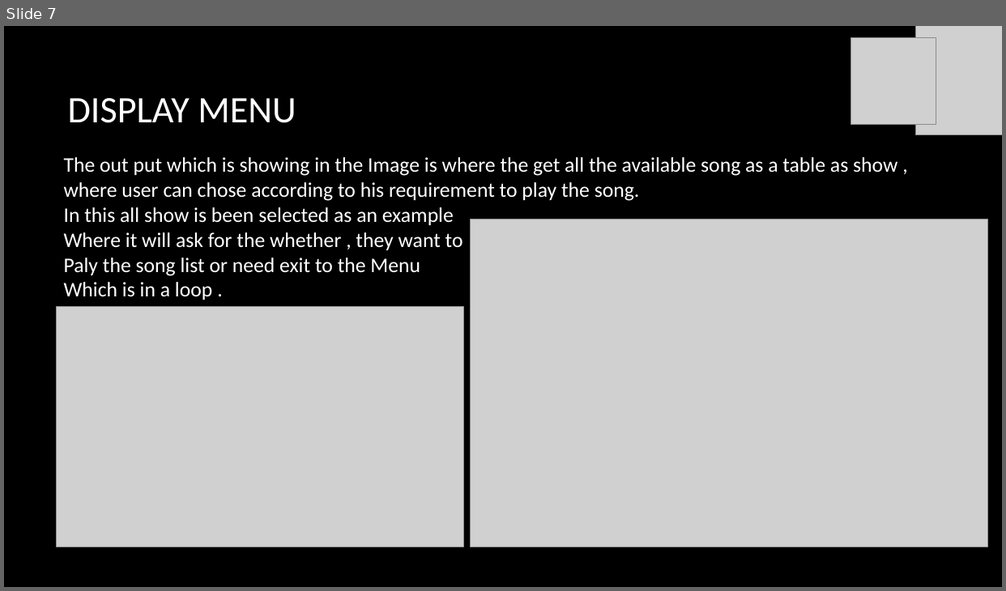
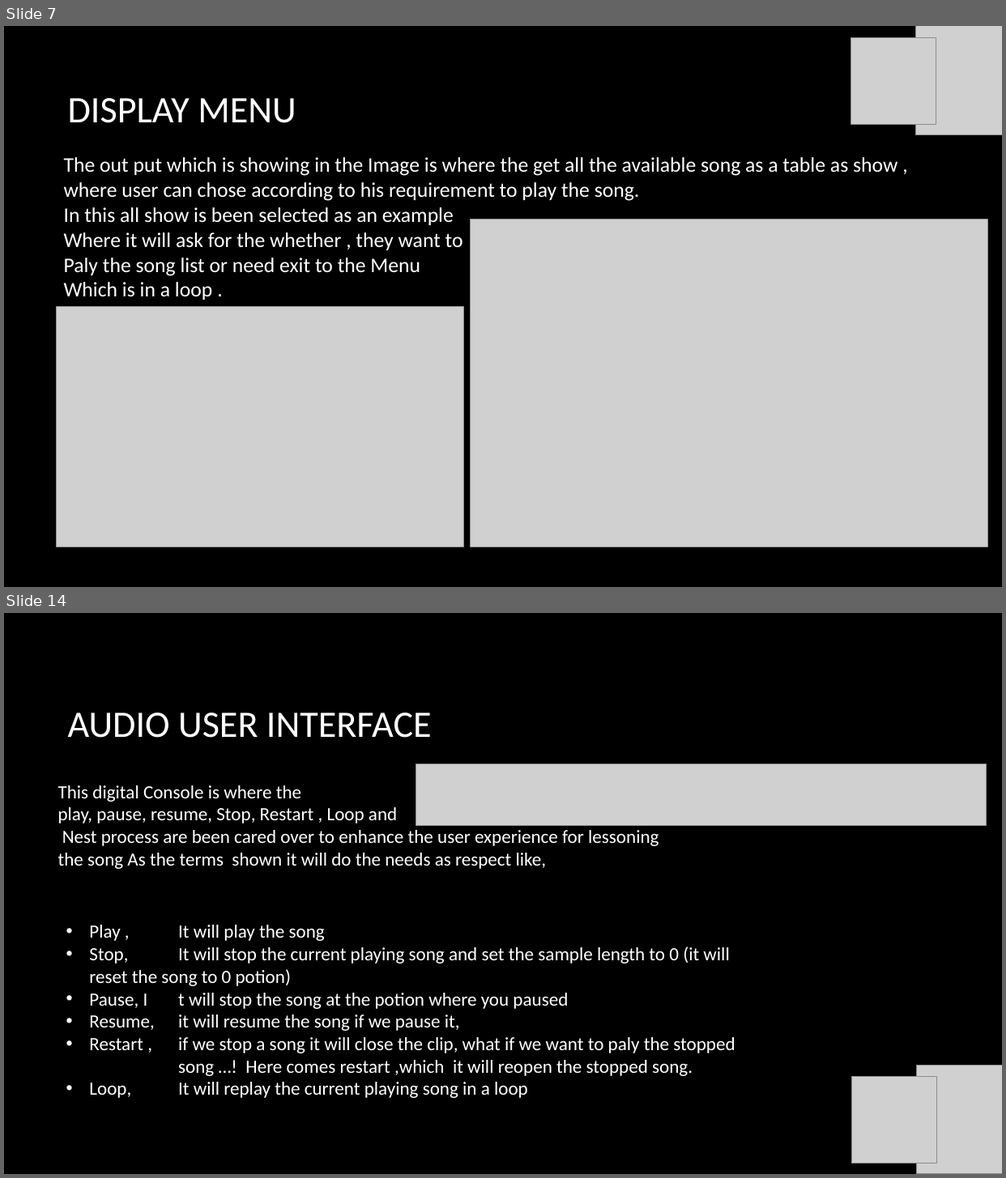
Before and after one commit to Selvam-ks/JukeBox, a slide deck: lib/Welcome to Jukebox.pptx. Shown one above the other, each under a label of ours: slide 7 before the commit, slides 7 and 14 after it; the slides between them are not shown. The pictures are 1006x591 and 1006x1178 pixels, drawn with LibreOffice and Linux fonts; fonts in the diff are those of the drawing; grey boxes stand for pictures; background and template pictures are left out. Boxes give left, top, right and bottom in pixels: in the first picture for what was removed or moved away, otherwise in the second. Text is boxed around its words. In the diff, an @@ line names an element or a change of style, - is before the commit and + after.

```diff
--- a/lib/Welcome to Jukebox.pptx
+++ b/lib/Welcome to Jukebox.pptx
@@ slide 14 added at <box>4,613,1002,1174</box>, background picture (left out) @@
@@ title added at <box>68,713,432,738</box>, 36 pt, text #FFFFFF @@
+AUDIO USER INTERFACE
@@ picture added at <box>415,764,987,825</box> @@
@@ text added at <box>58,786,658,869</box>, 18 pt, text #FFFFFF @@
+This digital Console is where the
+play, pause, resume, Stop, Restart , Loop and
+Nest process are been cared over to enhance the user experience for lessoning the song As the terms shown it will do the needs as respect like,
@@ text added at <box>89,925,735,1098</box>, 18 pt, text #FFFFFF @@
+• Play , It will play the song
+• Stop, It will stop the current playing song and set the sample length to 0 (it will reset the song to 0 potion)
+• Pause, I t will stop the song at the potion where you paused
+• Resume, it will resume the song if we pause it,
+• Restart , if we stop a song it will close the clip, what if we want to paly the stopped song …! Here comes restart ,which it will reopen the stopped song.
+• Loop, It will replay the current playing song in a loop
@@ picture added at <box>917,1065,1002,1174</box> @@
@@ picture added at <box>851,1077,937,1164</box> @@
```
Also in this commit, not shown: 1 slide changed, 7 other slides added, 1 slide removed, 11 other files.
